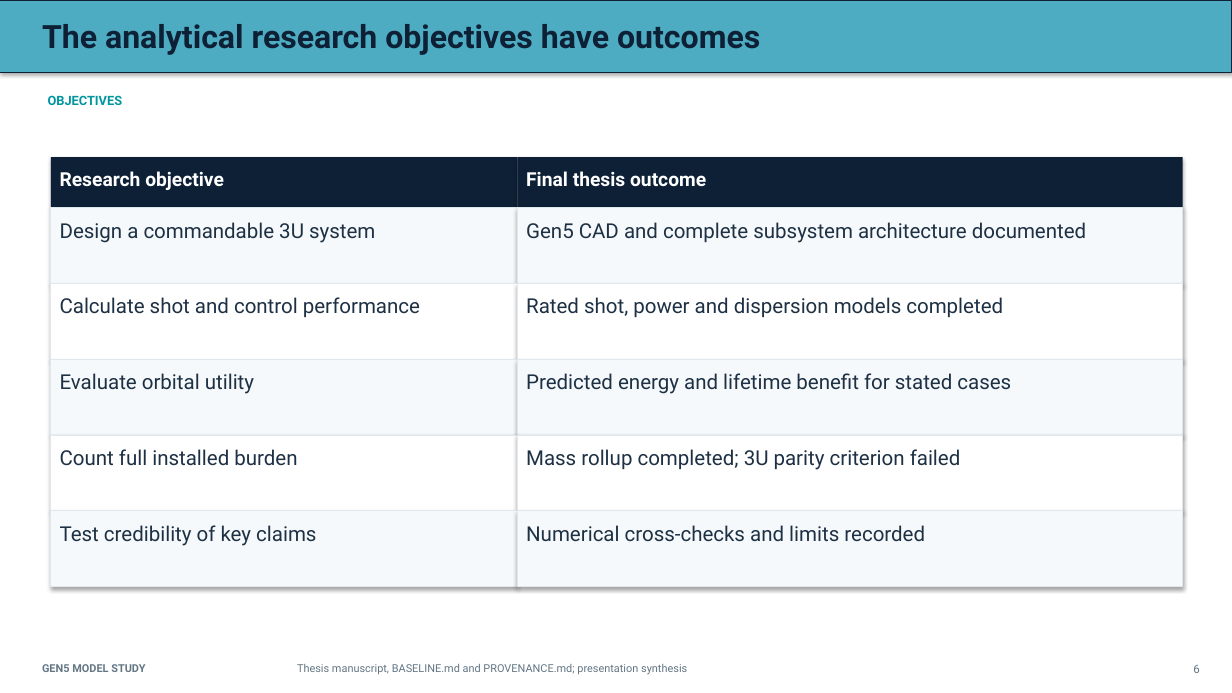
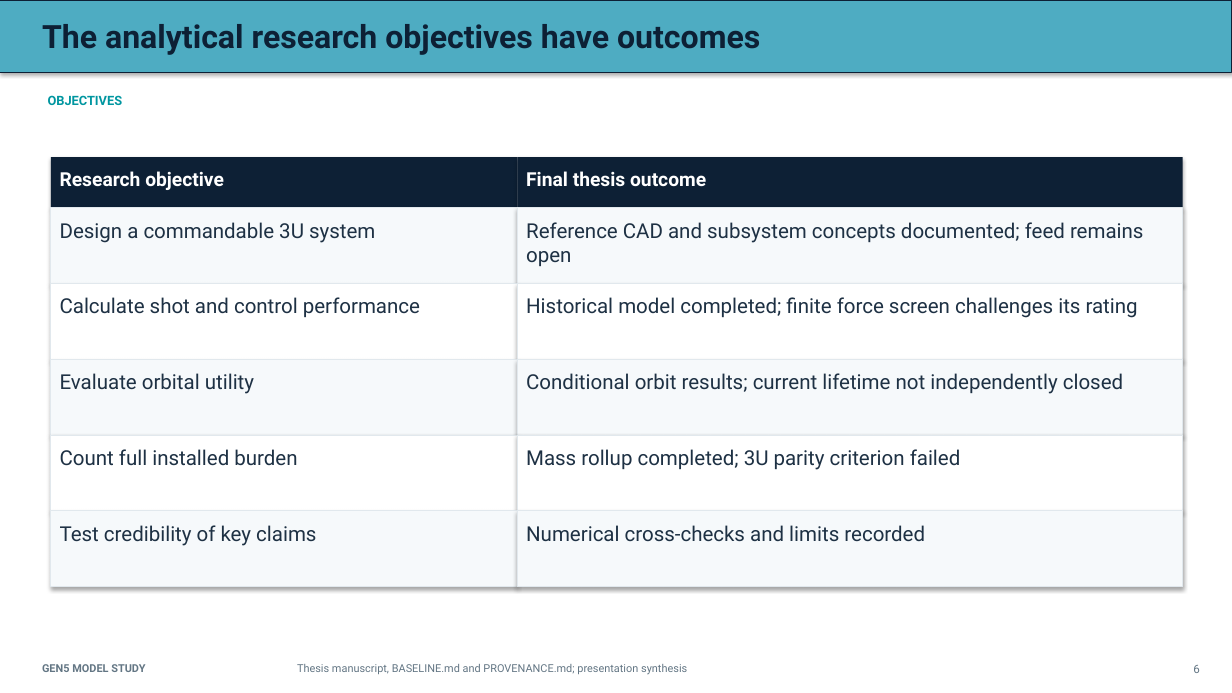
Before and after one commit to aaaaaaaaaaaavm/VOLLEY-thesis, a slide deck: slide 6 of university/final_review_2026_10_10/VOLLEY_Final_Review_2026-10-10.pptx. Drawn at 1232x693 pixels with LibreOffice and Linux fonts; fonts in the diff are those of the drawing. Boxes give left, top, right and bottom in pixels: in the first picture for what was removed or moved away, otherwise in the second. Text is boxed around its words. In the diff, an @@ line names an element or a change of style, - is before the commit and + after.

```diff
--- a/university/final_review_2026_10_10/VOLLEY_Final_Review_2026-10-10.pptx
+++ b/university/final_review_2026_10_10/VOLLEY_Final_Review_2026-10-10.pptx
@@ text at [526,222,1144,266]: text changed @@
-Gen5 CAD and complete subsystem architecture documented
+Reference CAD and subsystem concepts documented; feed remains open
@@ text at [526,297,1138,318]: text changed @@
-Rated shot, power and dispersion models completed
+Historical model completed; finite force screen challenges its rating
@@ text at [526,373,1123,394]: text changed @@
-Predicted energy and lifetime benefit for stated cases
+Conditional orbit results; current lifetime not independently closed
```
Also in this commit, not shown: 9 other slides changed, 15 other files.
